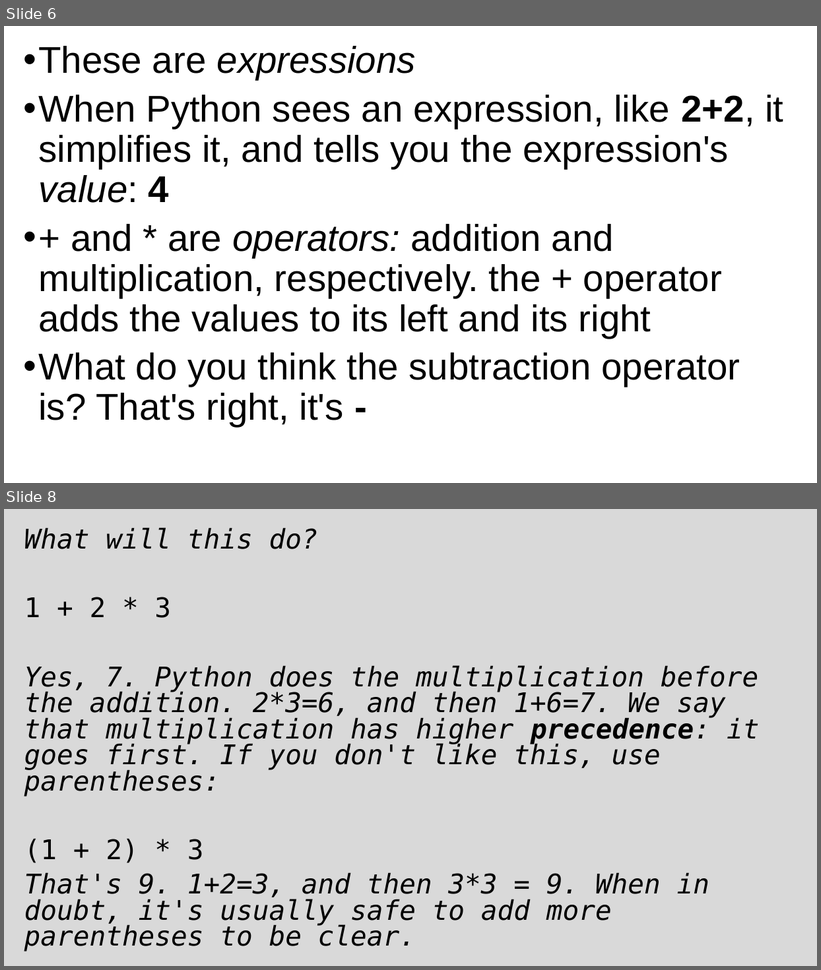
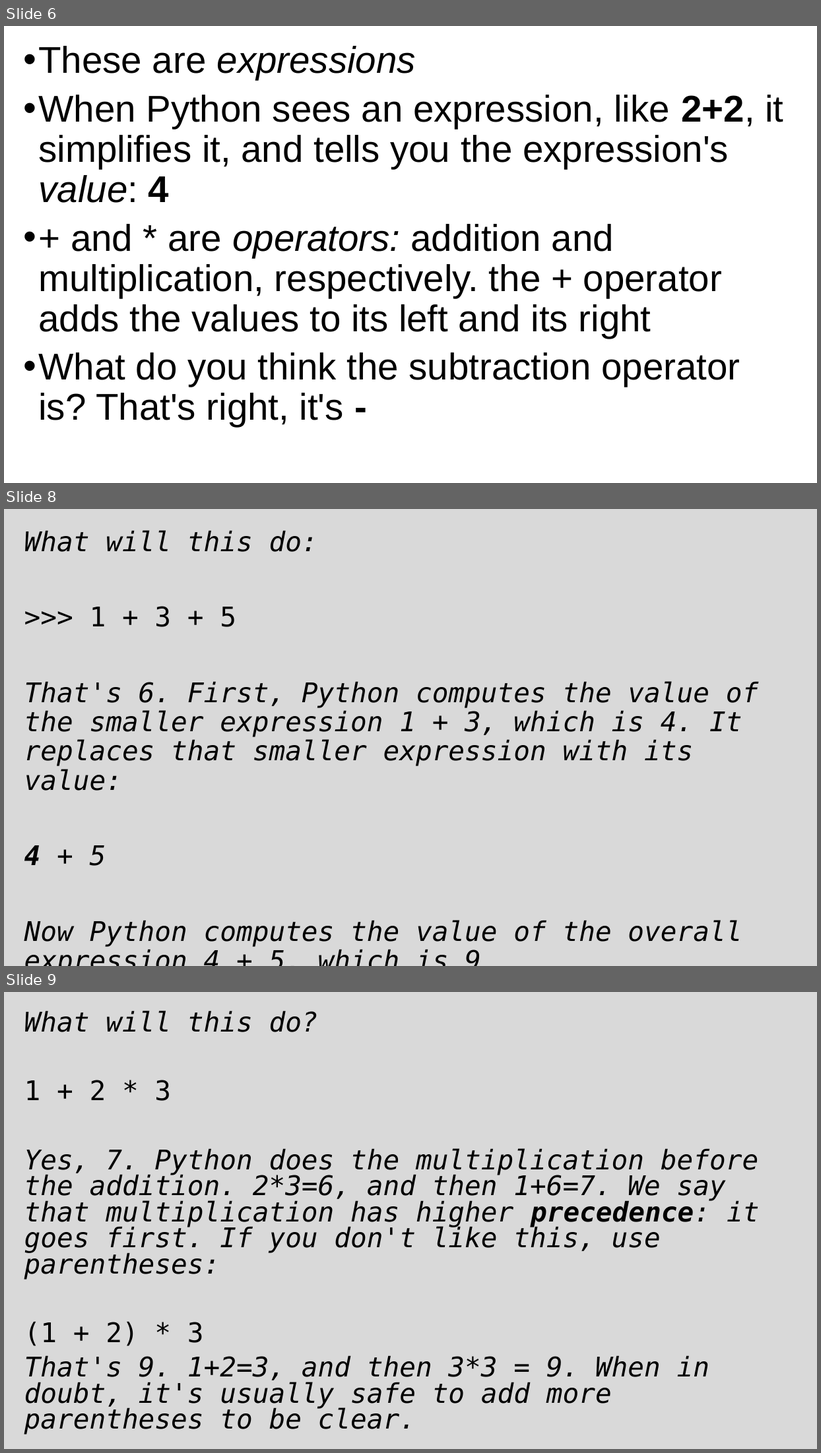
Before and after one commit to grimmelm/ctech404, a slide deck: ctech401/module_2/CTECH401 Module 2 - Variables.pptx. Shown one above the other, each under a label of ours: slides 6 and 8 before the commit, slides 6, 8 and 9 after it; the slides between them are not shown. The pictures are 821x970 and 821x1453 pixels, drawn with LibreOffice and Linux fonts; fonts in the diff are those of the drawing. Boxes give left, top, right and bottom in pixels: in the first picture for what was removed or moved away, otherwise in the second. Text is boxed around its words. In the diff, an @@ line names an element or a change of style, - is before the commit and + after.

```diff
--- a/ctech401/module_2/CTECH401 Module 2 - Variables.pptx
+++ b/ctech401/module_2/CTECH401 Module 2 - Variables.pptx
@@ slide 8 added at [4,509,817,966], background #D9D9D9 @@
@@ text added at [24,530,758,947], 32 pt, text #000000, italic @@
+What will this do:
+>>> 1 + 3 + 5
+That's 6. First, Python computes the value of the smaller expression 1 + 3, which is 4. It replaces that smaller expression with its value:
+4 + 5
+Now Python computes the value of the overall expression 4 + 5, which is 9
@@ what was slide 8 is now slide 9 @@
```
Also in this commit, not shown: 8 slides changed, 2 other slides added, 2 slides removed, 2 other files.
